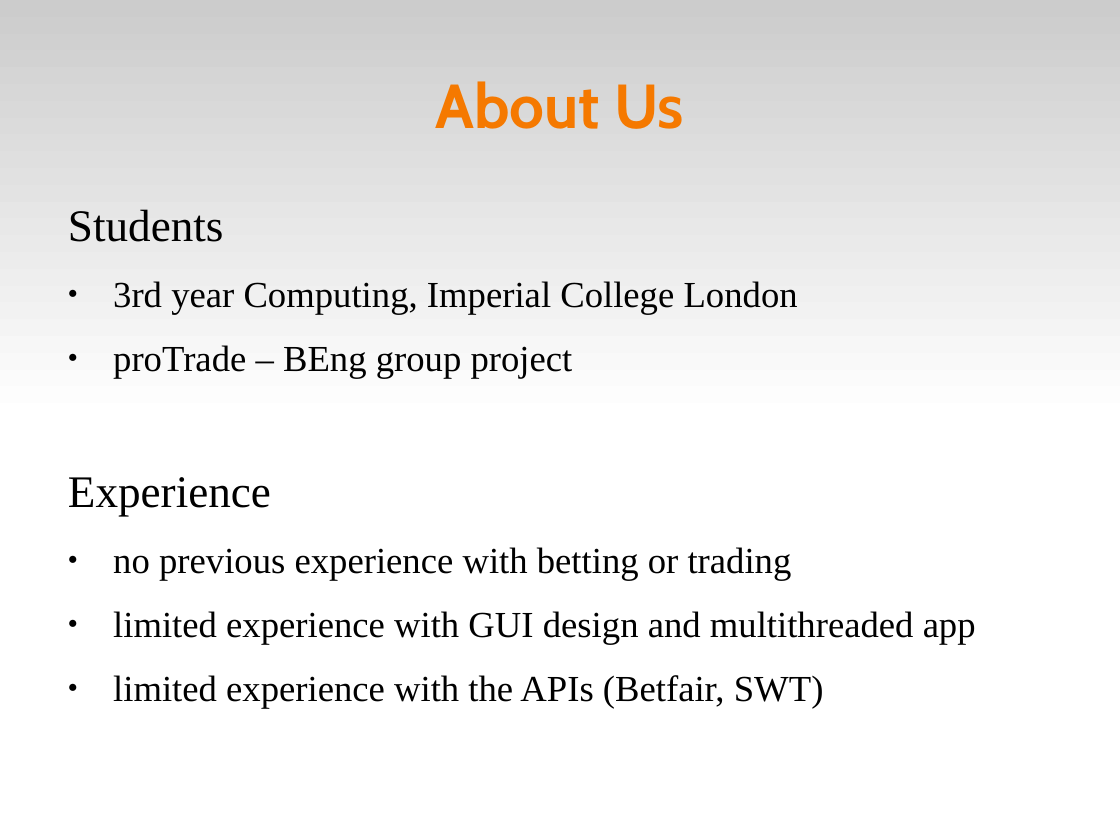
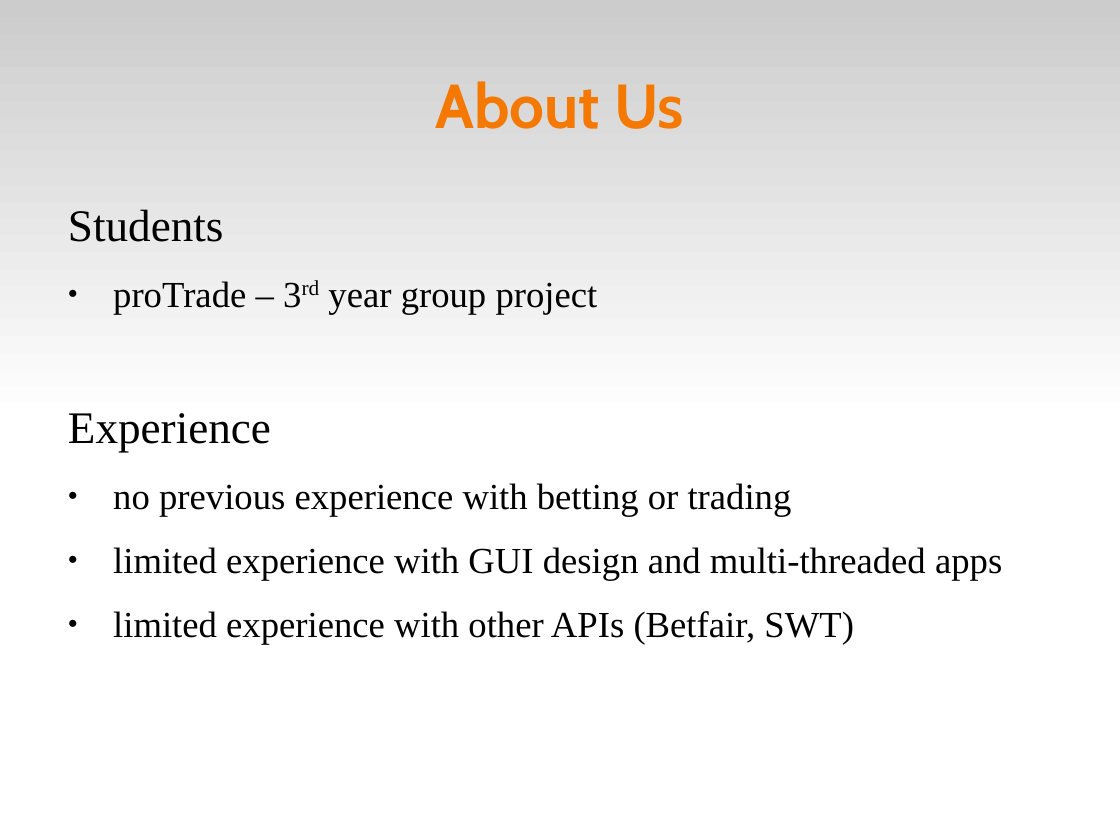
Before and after one commit to paul-g/protrade, a slide deck: slide 3 of docs/presentation/proTrader_presentation.odp. Drawn at 1120x840 pixels with LibreOffice and Linux fonts; fonts in the diff are those of the drawing. Boxes give left, top, right and bottom in pixels: in the first picture for what was removed or moved away, otherwise in the second. Text is boxed around its words. In the diff, an @@ line names an element or a change of style, - is before the commit and + after.

Commit message:
presentation changes.

```diff
--- a/docs/presentation/proTrader_presentation.odp
+++ b/docs/presentation/proTrader_presentation.odp
@@ text at (x1=113, y1=281, x2=598, y2=315): text changed @@
-● 3rd year Computing, Imperial College London
-● proTrade – BEng group project
+● proTrade – 3rd year group project
@@ text at (x1=113, y1=547, x2=1002, y2=645): text changed @@
-● limited experience with GUI design and multithreaded app
-● limited experience with the APIs (Betfair, SWT)
+● limited experience with GUI design and multi-threaded apps
+● limited experience with other APIs (Betfair, SWT)
```
Also in this commit, not shown: 2 other slides changed, 3 slides added, 3 other files.
